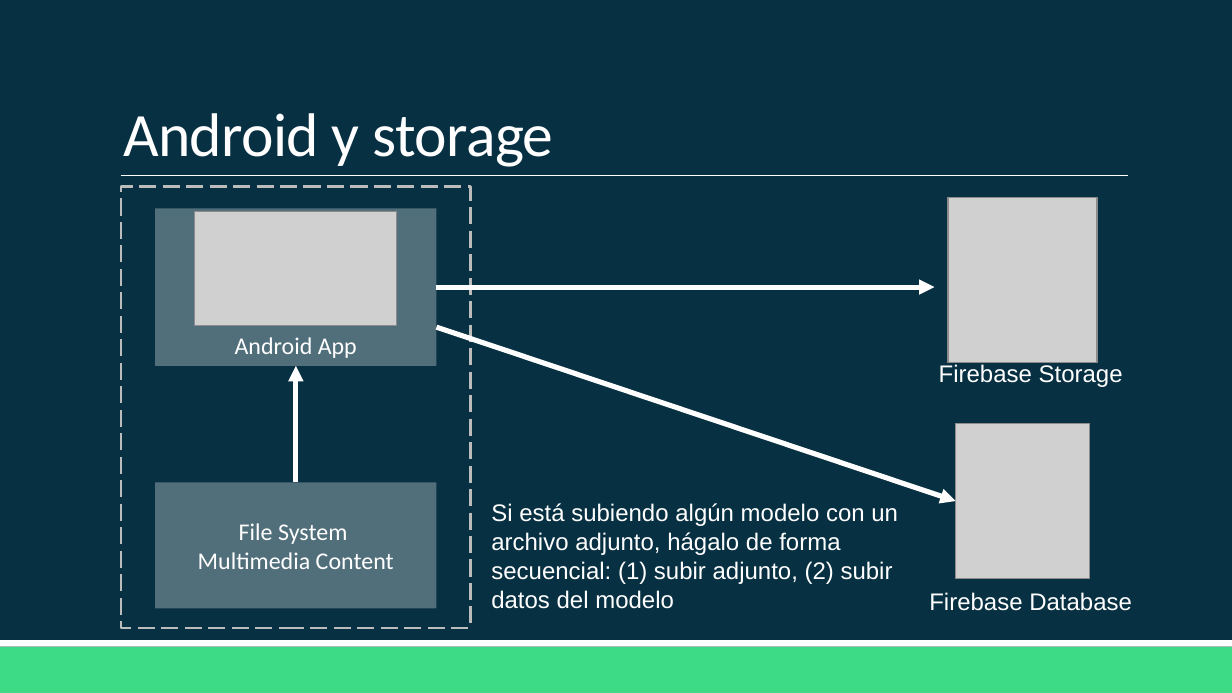
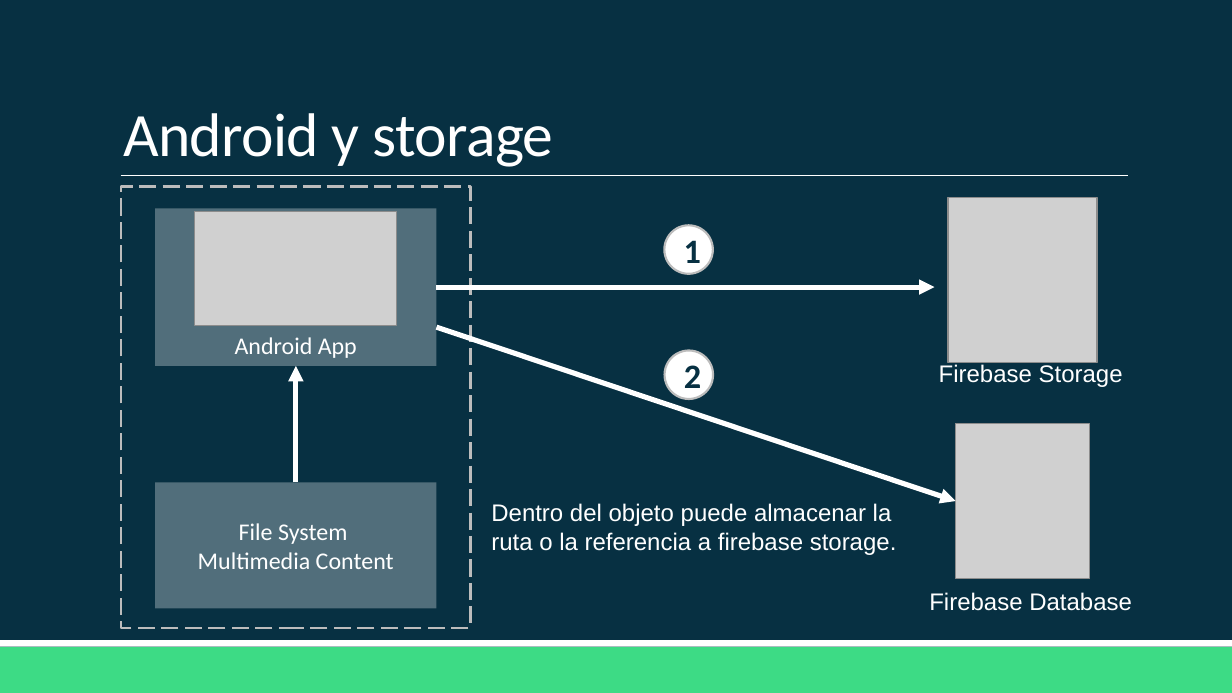
Before and after one commit to Domiciano/AppMoviles201, a slide deck: slide 11 of Clase 13/Clase 13.pptx (slide 10 before the commit). Drawn at 1232x693 pixels with LibreOffice and Linux fonts; fonts in the diff are those of the drawing; grey boxes stand for pictures. Boxes give left, top, right and bottom in pixels: in the first picture for what was removed or moved away, otherwise in the second. Text is boxed around its words. In the diff, an @@ line names an element or a change of style, - is before the commit and + after.

```diff
--- a/Clase 13/Clase 13.pptx
+++ b/Clase 13/Clase 13.pptx
@@ ellipse added at <box>664,225,712,274</box>, fill #FFFFFF, outline #BDBDBD 1.25 pt, 20 pt, text #073042, bold @@
+1
@@ ellipse added at <box>664,351,712,399</box>, fill #FFFFFF, outline #BDBDBD 1.25 pt, 20 pt, text #073042, bold @@
+2
@@ text at <box>491,503,897,555</box>: text changed @@
-Si está subiendo algún modelo con un archivo adjunto, hágalo de forma secuencial: (1) subir adjunto, (2) subir datos del modelo
+Dentro del objeto puede almacenar la ruta o la referencia a firebase storage.
```
Also in this commit, not shown: 1 other slide changed, 6 other files.
